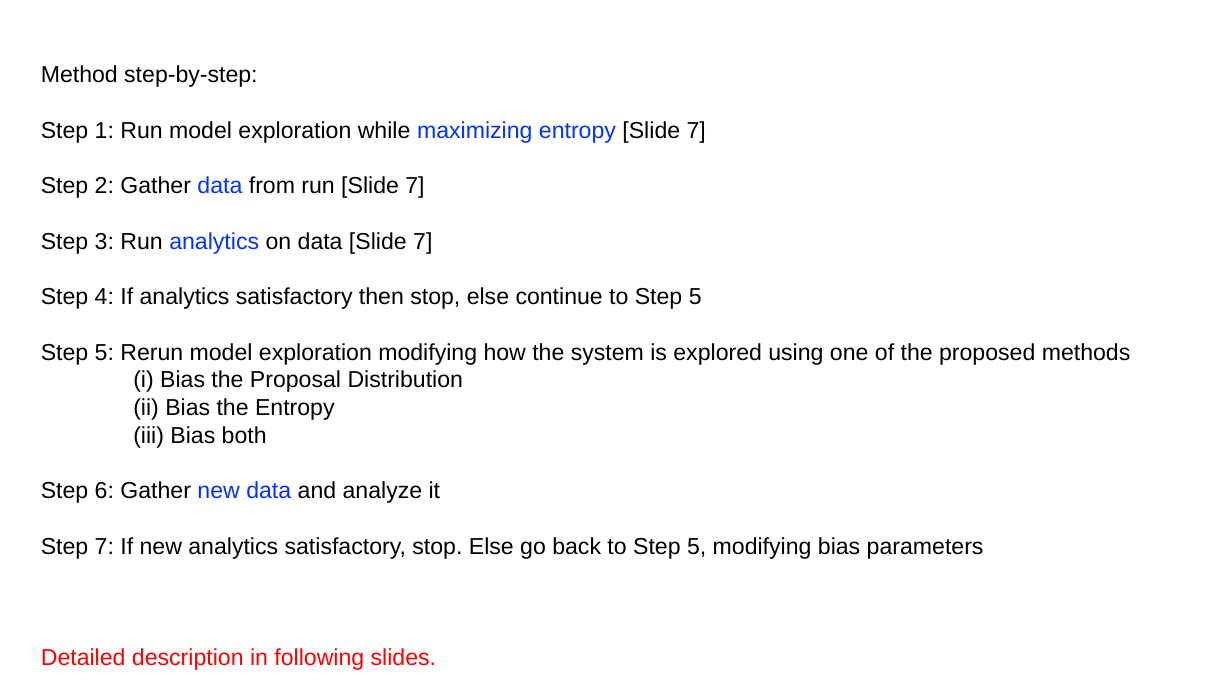
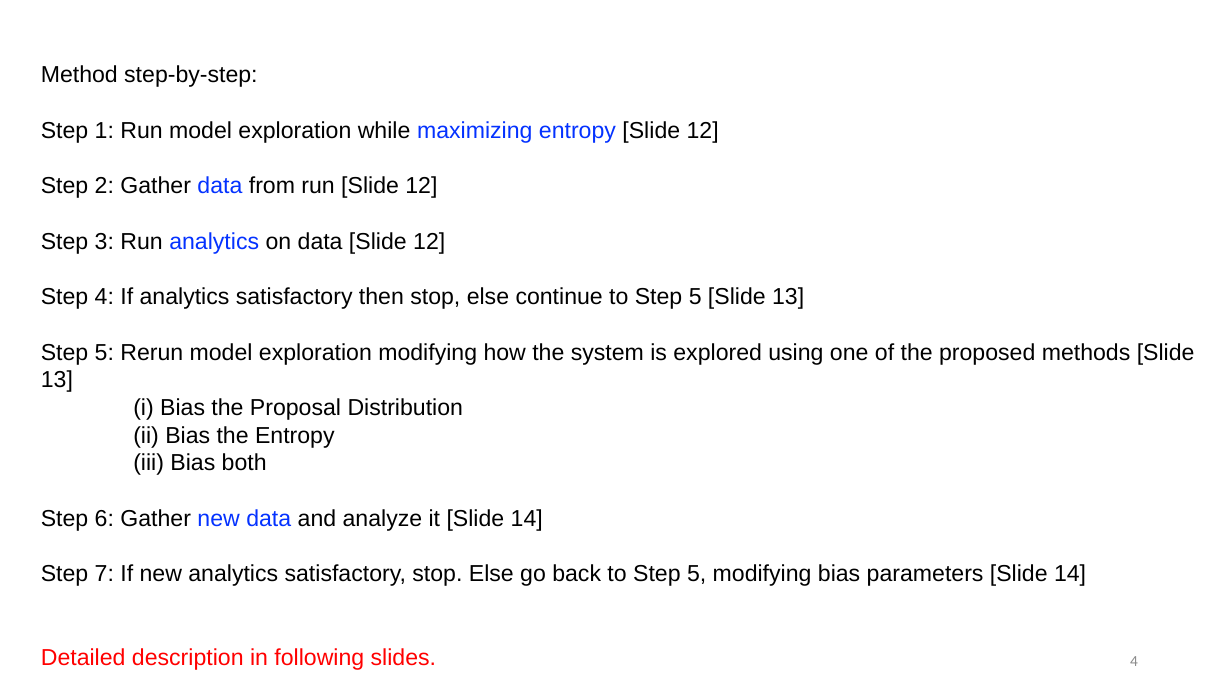
Before and after one commit to cubicle-model-checker/cubicle, a slide deck: slide 4 of mcmc_method.pptx. Drawn at 1232x693 pixels with LibreOffice and Linux fonts; fonts in the diff are those of the drawing. Boxes give left, top, right and bottom in pixels: in the first picture for what was removed or moved away, otherwise in the second. Text is boxed around its words. In the diff, an @@ line names an element or a change of style, - is before the commit and + after.

```diff
--- a/mcmc_method.pptx
+++ b/mcmc_method.pptx
@@ text at (x1=41, y1=121, x2=1195, y2=392): text changed @@
-Step 1: Run model exploration while maximizing entropy [Slide 7]
-Step 2: Gather data from run [Slide 7]
-Step 3: Run analytics on data [Slide 7]
-Step 4: If analytics satisfactory then stop, else continue to Step 5
-Step 5: Rerun model exploration modifying how the system is explored using one of the proposed methods
+Step 1: Run model exploration while maximizing entropy [Slide 12]
+Step 2: Gather data from run [Slide 12]
+Step 3: Run analytics on data [Slide 12]
+Step 4: If analytics satisfactory then stop, else continue to Step 5 [Slide 13]
+Step 5: Rerun model exploration modifying how the system is explored using one of the proposed methods [Slide 13]
@@ text at (x1=41, y1=509, x2=1086, y2=586): text changed @@
-Step 6: Gather new data and analyze it
-Step 7: If new analytics satisfactory, stop. Else go back to Step 5, modifying bias parameters
+Step 6: Gather new data and analyze it [Slide 14]
+Step 7: If new analytics satisfactory, stop. Else go back to Step 5, modifying bias parameters [Slide 14]
@@ page number added at (x1=1130, y1=656, x2=1138, y2=666), 12 pt, text #8C8C8C @@
+4
```
Also in this commit, not shown: 23 other slides changed, 6 slides added.
